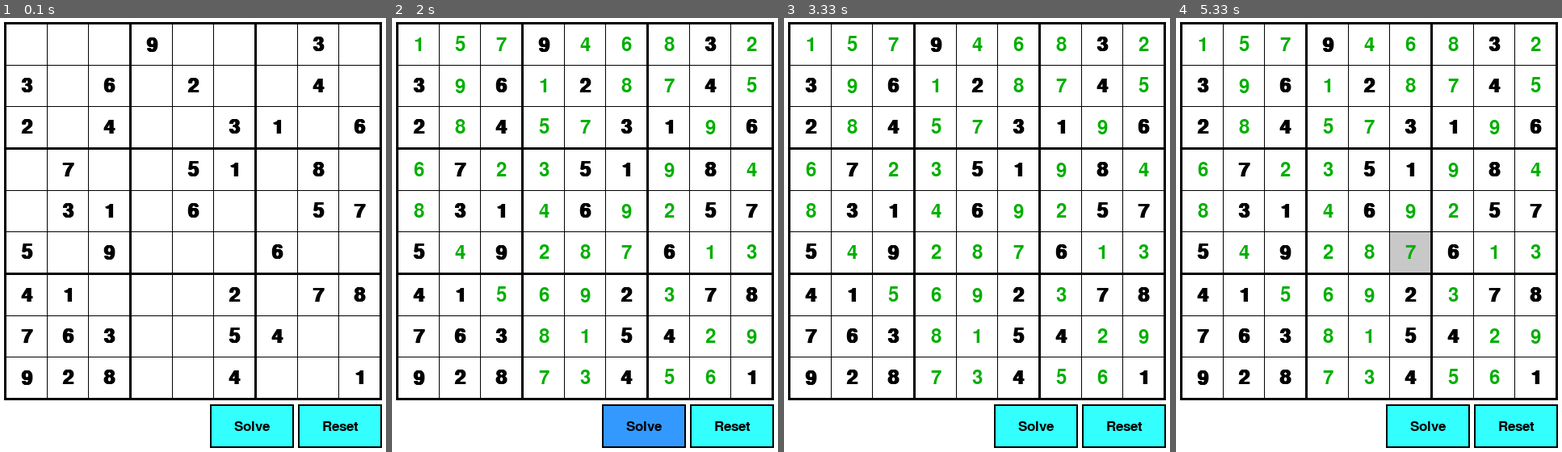
Above: before the commit, frames 1-4 (left to right).
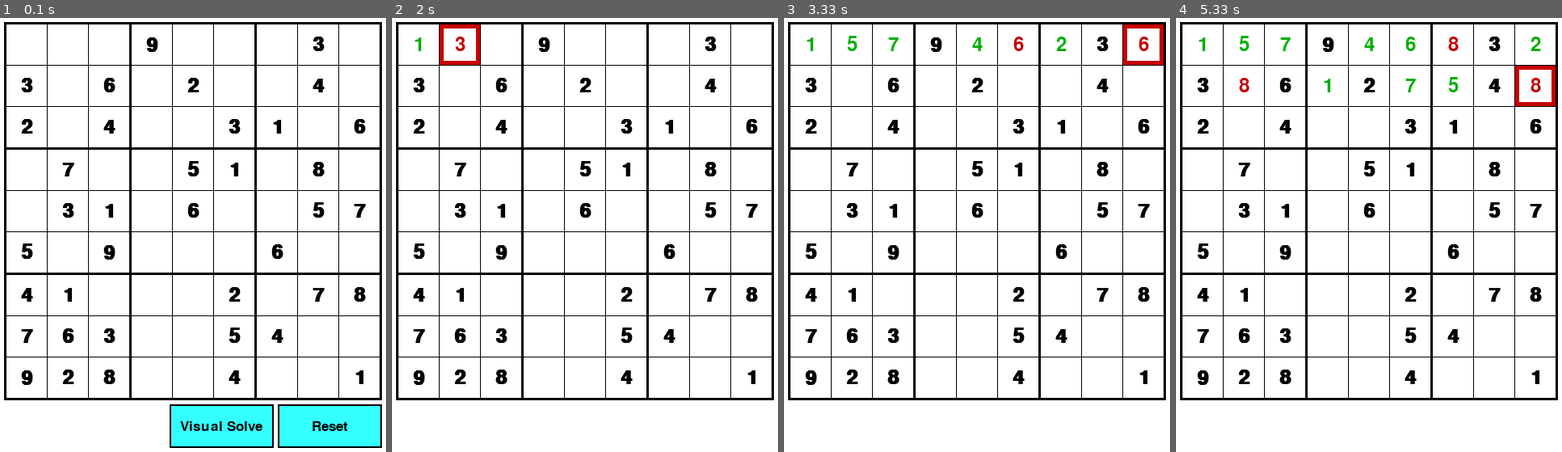
Above: after the commit, the same moments.

Repository: Kistler21/pygame-sudoku
Game: pygame game, started from sudoku.py
Same seed, same stepped clock (60 frames per second), same inputs: the game is played once before the commit and once after it.
Inputs (mouse positions are in pixels of both pictures, inside the frame that each line leads up to):
- Up to frame 1 (0.1 s): no input
- Up to frame 2 (2 s): press the mouse at (419, 87) at 0.37 s; move the mouse to (442, 213) at 0.47 s; release the mouse at (465, 334) at 0.6 s; click "Reset" at 0.72 s; press the mouse at (669, 126) at 1.03 s; move the mouse to (677, 213) at 1.13 s; release the mouse at (685, 304) at 1.27 s; press the mouse at (669, 126) at 1.37 s; move the mouse to (677, 161) at 1.47 s; release the mouse at (685, 195) at 1.6 s; click (612, 425) at 1.72 s, where only the run after the commit has a clickable "Visual Solve"
- Up to frame 3 (3.33 s): press the mouse at (1061, 126) at 2.03 s; move the mouse to (1004, 261) at 2.13 s; release the mouse at (946, 395) at 2.27 s; press the mouse at (1061, 126) at 2.37 s; move the mouse to (973, 261) at 2.47 s; release the mouse at (884, 399) at 2.6 s; press the mouse at (1061, 126) at 3.2 s; move the mouse to (1034, 117) at 3.3 s
- Up to frame 4 (5.33 s): release the mouse at (1403, 113) at 3.43 s; click (1407, 252) at 4.07 s

The runs differ from the first frame. In frame 1, 1.8% of the frame differs, in the area x 43-93%, y 89-100%; in frame 2, 7.0%; in frame 3, 6.8%; in frame 4, 7.7%, in the area x 5-99%, y 4-100%.

Commit message:
Add algorithm visulaizer when Solve is pressed
The algorithm that is being used to solve the Sudoku game is now
being visualized by the GUI when the Solve button is pressed. The
cell that is currently being tested is outlined in red while all
previously tested cells are outlined in green.

Diff:
--- a/sudoku.py
+++ b/sudoku.py
@@ -12,7 +12,7 @@
 major_grid_size = 3
 buffer = 5
 button_height = 50
-button_width = 100
+button_width = 125
 button_border = 2
 width = cell_size*9 + minor_grid_size*6 + major_grid_size*4 + buffer*2
 height = cell_size*9 + minor_grid_size*6 + \
@@ -172,6 +172,7 @@
 
 def visual_solve(game, cells):
     '''Solves the game while giving a visual representation of what is being done.'''
+    # Get first empty cell
     cell = game.get_empty_cell()
 
     # Solve is complete if cell is False
@@ -180,22 +181,43 @@
 
     # Check each possible move
     for val in range(1, 10):
+        # Allow game to quit when being solved
+        for event in pygame.event.get():
+            if event.type == pygame.QUIT:
+                sys.exit()
+
+        # Place value in board
+        cell.value = val
+
+        # Outline cell being changed in red
+        screen.fill(white)
+        draw_board(None, cells, game)
+        cell_rect = cells[cell.row][cell.col]
+        pygame.draw.rect(screen, red, cell_rect, 5)
+        pygame.display.update([cell_rect])
+        time.sleep(0.05)
 
         # Check if the value is a valid move
         if not game.check_move(cell, val):
+            cell.value = None
             continue
 
-        # Place value in board
-        cell.value = val
-
         # If all recursive calls return True then board is solved
-        if game.solve():
+        screen.fill(white)
+        pygame.draw.rect(screen, green, cell_rect, 5)
+        draw_board(None, cells, game)
+        pygame.display.update([cell_rect])
+        if visual_solve(game, cells):
             return True
 
         # Undo move is solve was unsuccessful
         cell.value = None
 
     # No moves were successful
+    screen.fill(white)
+    pygame.draw.rect(screen, white, cell_rect, 5)
+    draw_board(None, cells, game)
+    pygame.display.update([cell_rect])
     return False
 
 
@@ -231,6 +253,29 @@
 
                 # Solve button is pressed
                 if solve_btn.collidepoint(mouse_pos):
+                    screen.fill(white)
+                    draw_board(active_cell, cells, game)
+                    reset_btn = draw_button(
+                        width - buffer - button_border*2 - button_width,
+                        height - button_height - button_border*2 - buffer,
+                        button_width,
+                        button_height,
+                        button_border,
+                        inactive_btn,
+                        black,
+                        'Reset'
+                    )
+                    solve_btn = draw_button(
+                        width - buffer*2 - button_border*4 - button_width*2,
+                        height - button_height - button_border*2 - buffer,
+                        button_width,
+                        button_height,
+                        button_border,
+                        inactive_btn,
+                        black,
+                        'Visual Solve'
+                    )
+                    pygame.display.flip()
                     visual_solve(game, cells)
 
                 # Test if point in any cell
@@ -296,7 +341,7 @@
             button_border,
             inactive_btn,
             black,
-            'Solve'
+            'Visual Solve'
         )
 
         # Check if mouse over either button
@@ -320,7 +365,7 @@
                 button_border,
                 active_btn,
                 black,
-                'Solve'
+                'Visual Solve'
             )
 
         # Update screen
